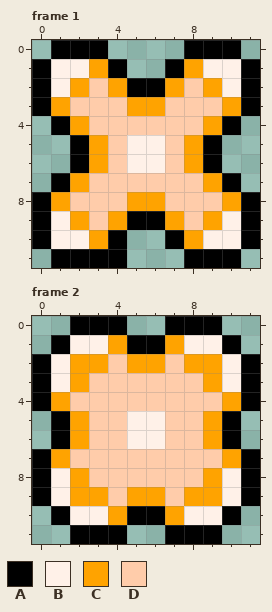
A pixel-art file gets an edit: assets/textures/effects/FullChargeEffect.aseprite. The first picture shows the starting point.
12x12 pixels, 2 frames. Shown: frame 1, frame 2.
Palette (. is transparent): A #000000  B #fff1e8  C #ffa300  D #ffccaa
Pixels before, frame 1, first column x 0:
 0 .AAA....AAA.
 1 ABBCA..ACBBA
 2 ABCDCAACDCBA
 3 ACDDDCCDDDCA
 4 .ACDDDDDDCA.
 5 ..ACDBBDCA..
 6 ..ACDBBDCA..
 7 .ACDDDDDDCA.
 8 ACDDDCCDDDCA
 9 ABCDCAACDCBA
10 ABBCA..ACBBA
11 .AAAA...AAA.
Pixels before, frame 2, first column x 0:
 0 ..AAA..AAA..
 1 .ABBCAACBBA.
 2 ABCCDCCDCCBA
 3 ABCDDDDDDCBA
 4 ACDDDDDDDDCA
 5 .ACDDBBDDCA.
 6 .ACDDBBDDCA.
 7 ACDDDDDDDDCA
 8 ABCDDDDDDCBA
 9 ABCCDCCDCCBA
10 .ABBCAACBBA.
11 ..AAA..AAA..
And afterwards:
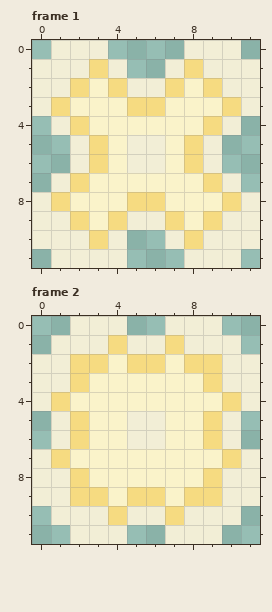
From old to new:
colour A: #000000 -> #f2eed6
colour C: #ffa300 -> #f6db81
colour D: #ffccaa -> #faf3ca
Changed rows in their new state; - is a pixel that keeps its letter.
Frame 1:
first column x 1:
 1 AA------AA
 2 A--------A
 5 ----AA----
 6 ----AA----
 9 A--------A
10 AA------AA
Frame 2:
first column x 1:
 1 -AA----AA-
 2 A--------A
 3 A--------A
 5 ----AA----
 6 ----AA----
 8 A--------A
 9 A--------A
10 -AA----AA-
